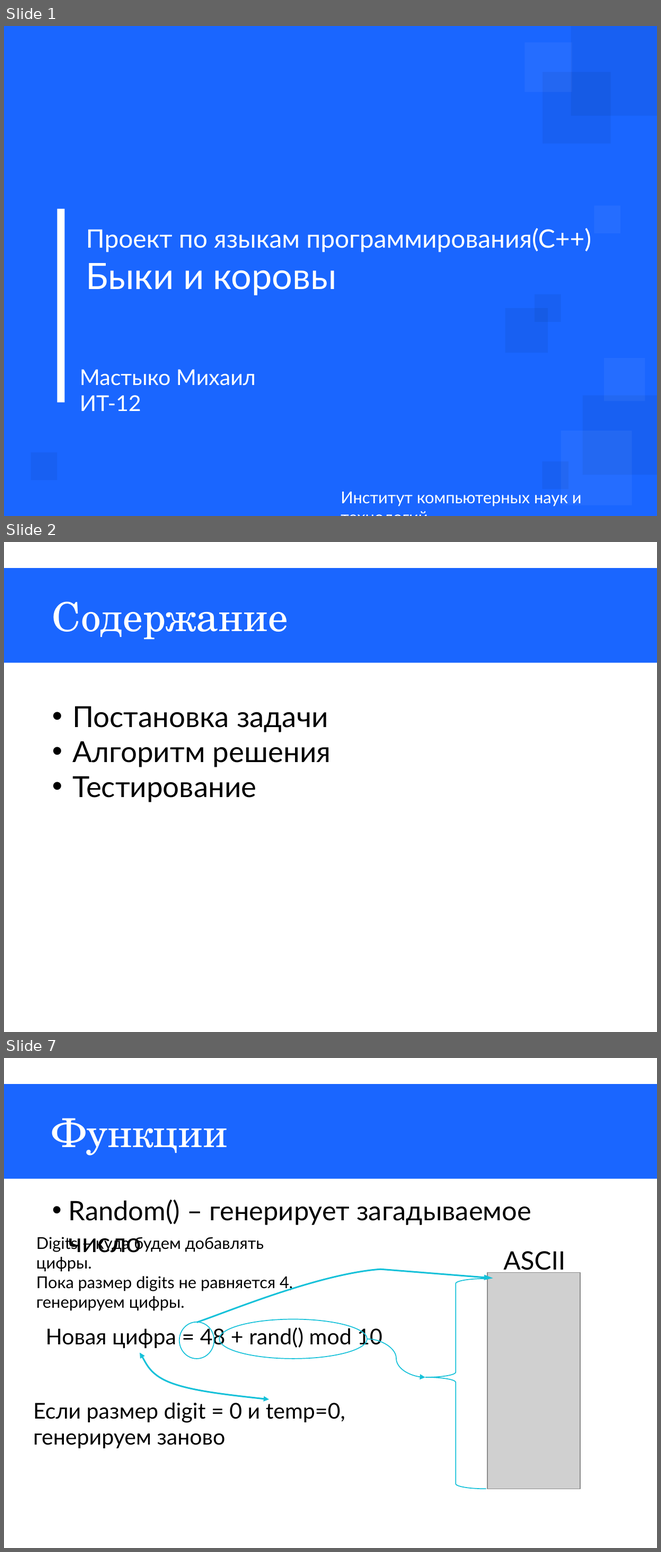
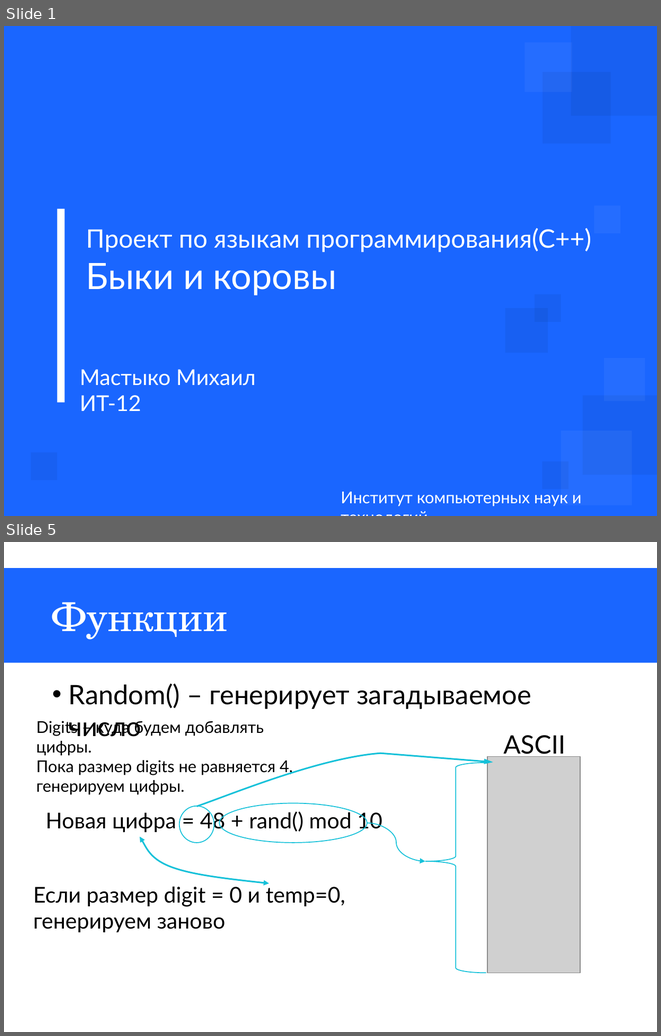
Before and after one commit to MineMoon/BullsAndCows, a slide deck: BullsAndCows.pptx. Shown one above the other, each under a label of ours: slides 1, 2 and 7 before the commit, slides 1 and 5 after it; the slides between them are not shown. The pictures are 661x1552 and 661x1036 pixels, drawn with LibreOffice and Linux fonts; fonts in the diff are those of the drawing; grey boxes stand for pictures; background and template pictures are left out; a plain dark background stands for a picture behind light text. Boxes give left, top, right and bottom in pixels: in the first picture for what was removed or moved away, otherwise in the second. Text is boxed around its words. In the diff, an @@ line names an element or a change of style, - is before the commit and + after.

```diff
--- a/BullsAndCows.pptx
+++ b/BullsAndCows.pptx
@@ slide 2 removed at [4,542,657,1032], background #FFFFFF; not listed: 1 template element that a slide beside it also shows @@
@@ title removed at [52,601,288,640] @@
-Содержание
@@ text removed at [72,706,331,802] @@
-• Постановка задачи
-• Алгоритм решения
-• Тестирование
@@ what was slide 7 is now slide 5 @@
```
Also in this commit, not shown: 4 slides changed, 12 slides added, 1 other slide removed, 3 other files.
